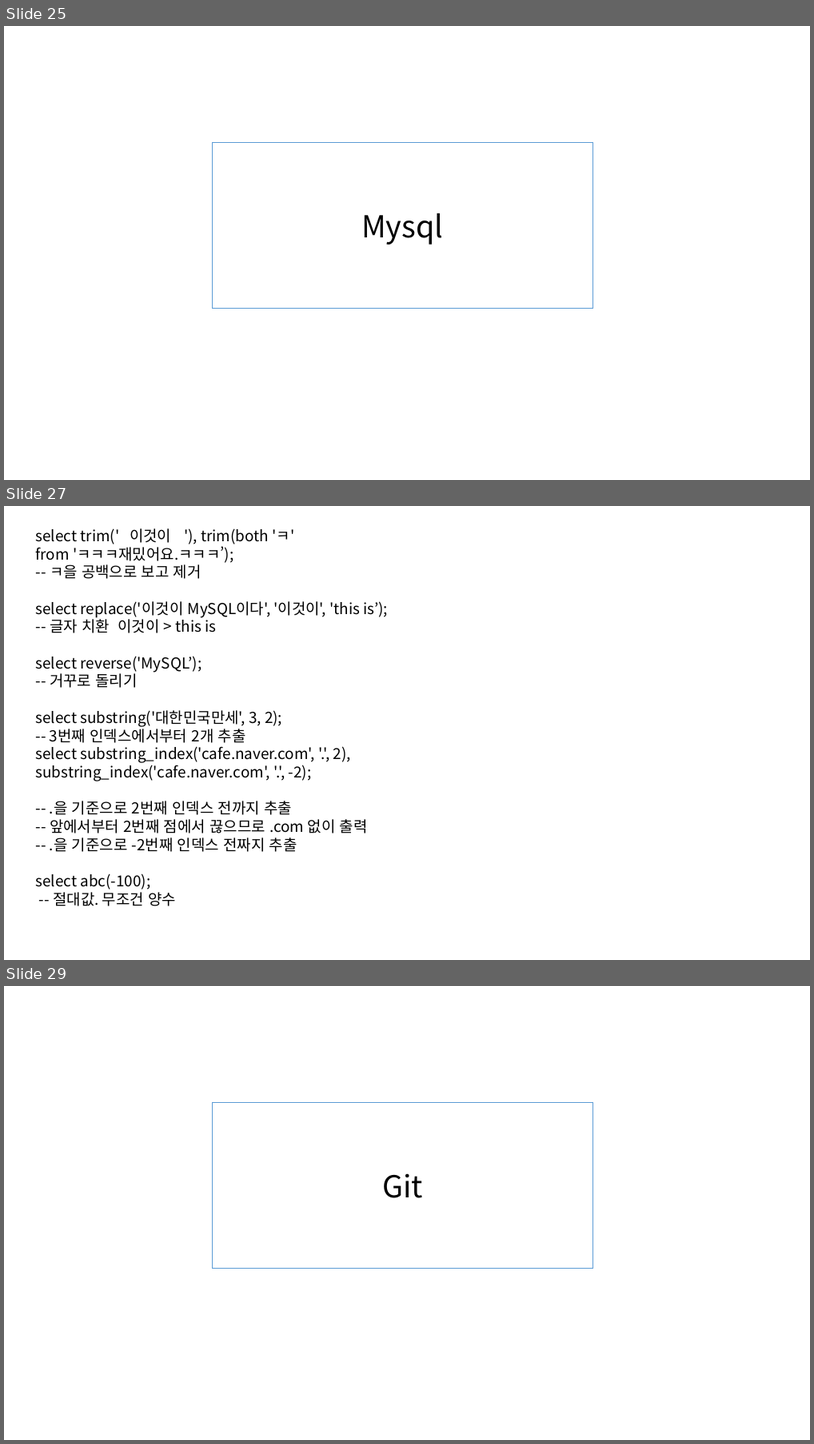
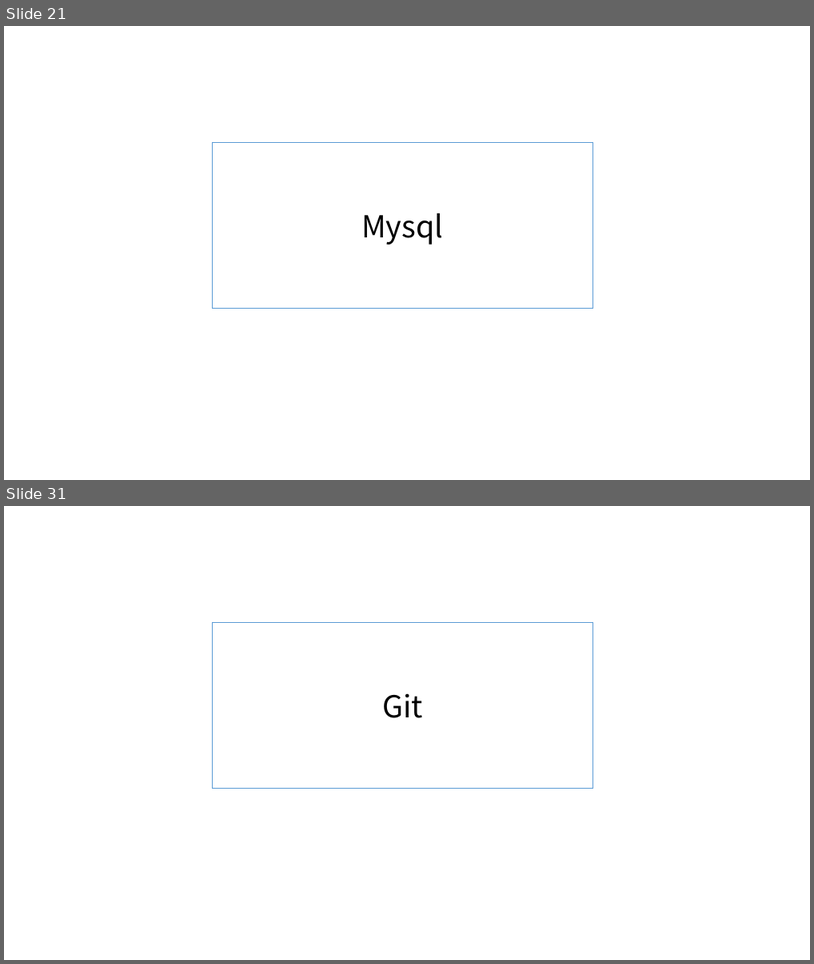
Before and after one commit to yunju94/know, a slide deck: know.pptx. Shown one above the other, each under a label of ours: slides 25, 27 and 29 before the commit, slides 21 and 31 after it; the slides between them are not shown. The pictures are 814x1444 and 814x964 pixels, drawn with LibreOffice and Linux fonts; fonts in the diff are those of the drawing. Boxes give left, top, right and bottom in pixels: in the first picture for what was removed or moved away, otherwise in the second. Text is boxed around its words. In the diff, an @@ line names an element or a change of style, - is before the commit and + after.

Commit message:
6월 25일까지 기록

```diff
--- a/know.pptx
+++ b/know.pptx
@@ slide 27 removed at [4,506,810,960], background #FFFFFF @@
@@ text removed at [36,528,388,906] @@
-select trim(' 이것이 '), trim(both 'ㅋ' from 'ㅋㅋㅋ재밌어요.ㅋㅋㅋ’);
--- ㅋ을 공백으로 보고 제거
-select replace('이것이 MySQL이다', '이것이', 'this is’);
--- 글자 치환 이것이 > this is
-select reverse('MySQL’);
--- 거꾸로 돌리기
-select substring('대한민국만세', 3, 2);
--- 3번째 인덱스에서부터 2개 추출
-select substring_index('cafe.naver.com', '.', 2), substring_index('cafe.naver.com', '.', -2);
--- .을 기준으로 2번째 인덱스 전까지 추출
--- 앞에서부터 2번째 점에서 끊으므로 .com 없이 출력
--- .을 기준으로 -2번째 인덱스 전짜지 추출
-select abc(-100);
--- 절대값. 무조건 양수
@@ what was slide 25 is now slide 21 @@
@@ what was slide 29 is now slide 31 @@
```
Also in this commit, not shown: 3 slides changed, 89 slides added, 4 other slides removed, 1 other file.
